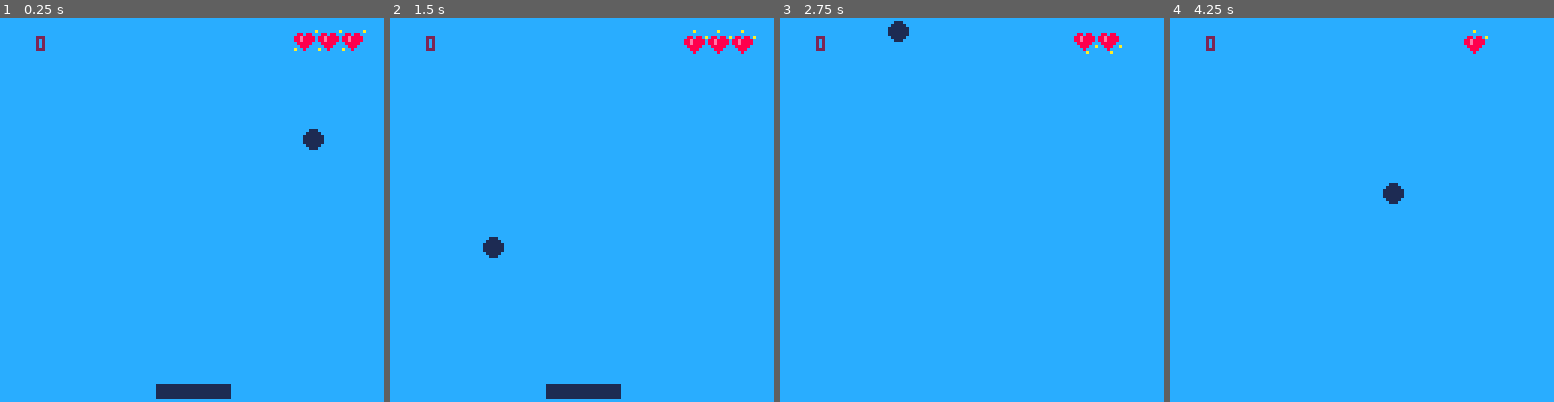
Above: before the commit, frames 1-4 (left to right).
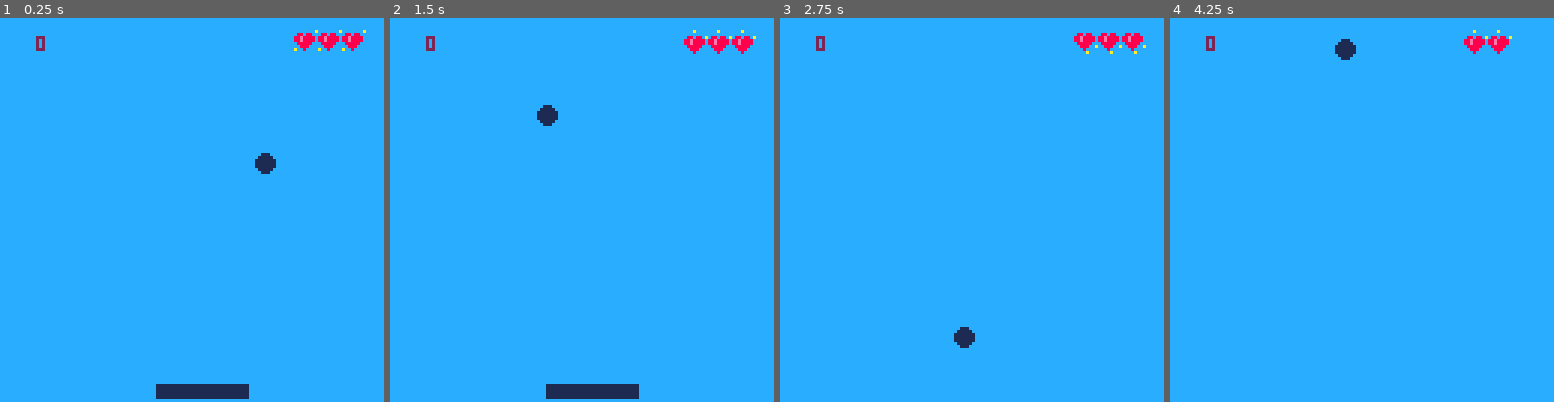
Above: after the commit, the same moments.

Repository: jsrn/pico8
Game: PICO-8 cartridge paddle/paddle.p8
Same seed, same stepped clock (60 frames per second), same inputs: the game is played once before the commit and once after it.
Inputs:
- Up to frame 1 (0.25 s): no input
- Up to frame 2 (1.5 s): no input
- Up to frame 3 (2.75 s): hold Right 1.6-2.1 s; hold Right from 2.47 s (still down)
- Up to frame 4 (4.25 s): release Right at 3.03 s; hold Left 3.08-3.58 s; hold Right from 4.02 s (still down)

The runs differ from the first frame. In frame 1, 0.6% of the frame differs, in the area x 60-85%, y 28-100%; in frame 2, 0.6%; in frame 3, 0.6%; in frame 4, 0.6%.

Commit message:
gradual speed increase

Diff:
--- a/paddle/paddle.p8
+++ b/paddle/paddle.p8
@@ -7,15 +7,15 @@
 --paddle
 padx=52
 pady=122
-padw=24
+padw=30
 padh=4
 
 --ball
 ballx=64
 bally=64
 ballsize=3
-ballxdir=5
-ballydir=-3
+ballxdir=3
+ballydir=-2
 
 score=0
 lives=3
@@ -63,6 +63,11 @@
    bally += ballydir
    score+=10
    sfx(0)
+
+   if score % 50 == 0 then
+    ballydir -= 1
+    sfx(4)
+   end
  end
 end
 
Not shown, changed: the sound effects (__sfx__) section of paddle/paddle.p8
Not shown, changed: paddle/paddle.p8.png
